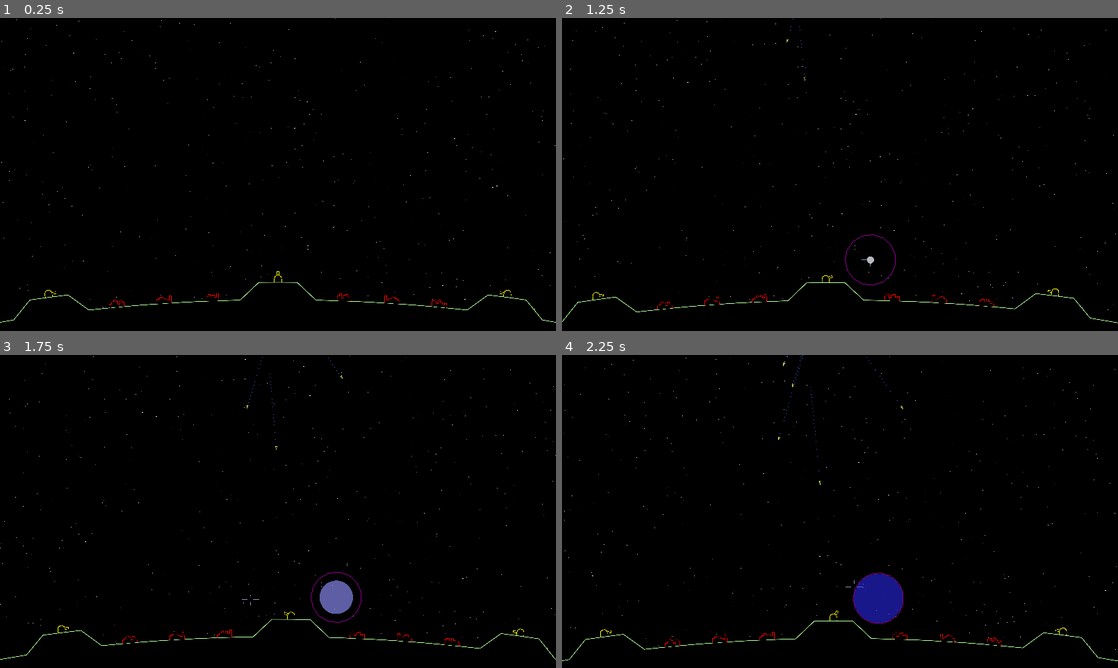
Above: before the commit, frames 1-4 (two rows, left to right).
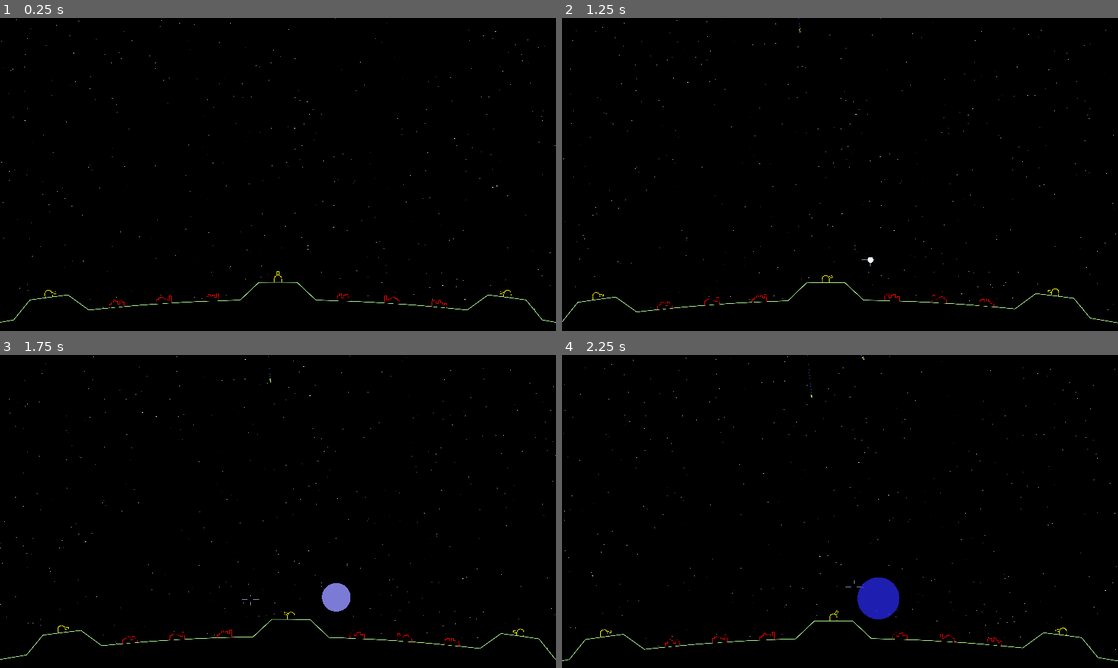
Above: after the commit, the same moments.

Repository: tartley/missile-commander
Game: Godot game, scene res://src/main/main.tscn
Two runs of this game, one before a commit and one after it. Both use one fixed random seed, a clock stepped at 60 frames per second and the inputs below.
Inputs (mouse positions are in pixels of both pictures, inside the frame that each line leads up to):
- Up to frame 1 (0.25 s): no input
- Up to frame 2 (1.25 s): tap Enter at 0.5 s; move the mouse to (867, 174) at 0.52 s; hold W from 0.53 s (still down)
- Up to frame 3 (1.75 s): keep holding W; move the mouse to (250, 511) at 1.27 s
- Up to frame 4 (2.25 s): keep holding W; move the mouse to (851, 505) at 2.02 s

Frame 1 is identical in both runs. In frame 2, less than 0.1% of the frame differs, in the area x 40-60%, y 0-86%; in frame 3, 0.6%; in frame 4, 1.2%, in the area x 38-62%, y 0-86%.

Commit message:
Fix collisions with shot and missile.
Previously I modified the radius of the bangshot's collision
circle to match the drawn expanding explosion. But Godot's
physics engine doesn't like modifying collision shapes on the
fly like this, and the collisions were inaccurate. Sometimes
missiles would fly through explosions visibly, or sometimes
be detonated by an explosion they didn't touch.

Now the collision shape is a fixed size - the max radius of
the explosion. When a missile enters this collision radius,
instead of destroying it immediately, the bangshot adds the
missile to a collection. The bangshot's _process tests each
missile in this collection to check whether it is closer than
the current drawn radius.

Along the way, messing with collision shapes and their layers,
masks, and signal connections, I've broken the collision between
missiles and the ground. But this will be easier to fix than the
above.

Diff:
--- a/src/bang_shot/bang_shot.gd
+++ b/src/bang_shot/bang_shot.gd
@@ -1,36 +1,74 @@
 class_name BangShot extends Node2D
 
-const MAX_SIZE := 175.0 # world co-ords
+const MAX_SIZE := 150.0 # world co-ords
 const DURATION := 2.5 # seconds
 
-var age:float # seconds
-var progress:float # 0..1
-var size:float = 0.0
-var color_offset:float = 0.0
+var BangShotScene:PackedScene = preload("res://src/bang_shot/bang_shot.tscn")
 
-func _ready() -> void:
+var progress:float = 0.0 # [0..1]
+var size:float = 0.0 # [0..MAX_SIZE]
+var source:Source # What caused this Bang?
+var nearby_missiles:Array[Missile]
+
+enum Source {SHOT, MISSILE}
+
+func init(position_:Vector2, source_:Source) -> void:
     self.name = Common.get_unique_name(self)
-    self.age = 0.0
+    self.position = position_
+    self.source = source_
     $CollisionShape2D.shape.radius = MAX_SIZE
 
-func init(pos:Vector2, offset:float=0.0) -> void:
-    self.position = pos
-    self.color_offset = offset
+func init_from_shot(position_:Vector2) -> void:
+    self.init(position_, Source.SHOT)
+
+func init_from_missile(position_:Vector2) -> void:
+    self.init(position_, Source.MISSILE)
 
 func _process(delta:float) -> void:
-    self.age += delta
-    self.progress = self.age / DURATION
+    self.progress += delta / DURATION
     self.size = MAX_SIZE * (0.1 + 0.9 * sin(progress * PI))
     queue_redraw()
+    self.destroy_nearby_missiles()
     if progress >= 1.0:
         queue_free()
 
 func _draw() -> void:
-    var color := Color(
-        maxf(1 - progress * 2, progress * 2 - 1.5), # red
-        1 - progress * 2, # green
-        1.0, # blue,
-        0.75 - self.progress / 2, # alpha
-    )
+    var color:Color
+    match self.source:
+        Source.SHOT:
+            color = Color(
+                maxf(1 - progress * 2, progress * 2 - 1.5), # red
+                1 - progress * 2, # green
+                1.0, # blue,
+                1 - progress * 0.75, # alpha
+            )
+        Source.MISSILE:
+            color = Color(
+                1.0 - progress, # red
+                maxf(0.0, progress - 0.5), # green
+                1.0 - progress, # blue
+                1 - progress * 0.75, # alpha
+            )
     draw_circle(Vector2.ZERO, self.size, color)
-    draw_arc(Vector2.ZERO, MAX_SIZE, -PI, +PI, 16, Color.DARK_MAGENTA)
+    if Common.DEBUG:
+        draw_arc(Vector2.ZERO, MAX_SIZE, 0, TAU, 20, Color.DARK_MAGENTA)
+
+func on_entered(missile:Missile):
+    self.nearby_missiles.append(missile)
+
+func on_leave(missile:Missile):
+    self.nearby_missiles.erase(missile)
+
+func destroy_nearby_missiles() -> void:
+    for missile:Missile in self.nearby_missiles:
+        if not is_instance_valid(missile):
+            self.nearby_missiles.erase(missile)
+        elif self.position.distance_to(missile.position) < self.size:
+            self.nearby_missiles.erase(missile)
+            missile.destroy()
+            # create a bangshot
+            # TODO should this be in missile.destroy?
+            var main:Main = get_parent()
+            var bangshot = BangShotScene.instantiate()
+            bangshot.init_from_missile(missile.position)
+            main.call_deferred("add_child", bangshot)
--- a/src/bang_shot/bang_shot.tscn
+++ b/src/bang_shot/bang_shot.tscn
@@ -6,7 +6,11 @@
 radius = 1.0
 
 [node name="BangShot" type="Area2D"]
+collision_layer = 0
+input_pickable = false
 script = ExtResource("1_qsbkf")
 
 [node name="CollisionShape2D" type="CollisionShape2D" parent="."]
 shape = SubResource("CircleShape2D_3xhol")
+
+[connection signal="area_entered" from="." to="." method="on_entered"]
--- a/src/main/const.gd
+++ b/src/main/common.gd
@@ -1,4 +1,6 @@
 class_name Common extends Node
+
+const DEBUG := false
 
 # The ground is a pizza-slice shaped segment of a circular planet, centered at (0, 0), with:
 const RADIUS := 12000.0
--- a/src/main/main.gd
+++ b/src/main/main.gd
@@ -18,11 +18,11 @@
 
 func launch_missile(i):
     var missile = MissileScene.instantiate()
-    var start := Vector2(randf_range(-200, +200), -14100 - i * 200)
+    var start := Vector2(randf_range(-200, +200), -14100 - i * 175)
     var td = choose_target()
     var target = td[0]
     var dest = td[1]
-    var speed := randf_range(400, 500)
+    var speed := randf_range(40, 300)
     missile.launch(start, target, dest, speed)
     self.add_child(missile)
 
--- a/src/main/main.tscn
+++ b/src/main/main.tscn
@@ -6,7 +6,7 @@
 [ext_resource type="Script" path="res://src/main/ground.gd" id="4_fvoxd"]
 [ext_resource type="Script" path="res://src/main/mouse.gd" id="5_i0hgq"]
 [ext_resource type="Script" path="res://src/main/geometry.gd" id="6_hh5ig"]
-[ext_resource type="Script" path="res://src/main/const.gd" id="7_ucqwb"]
+[ext_resource type="Script" path="res://src/main/common.gd" id="7_ucqwb"]
 
 [node name="Main" type="Node2D"]
 script = ExtResource("1_3ne2t")
--- a/src/missile/missile.gd
+++ b/src/missile/missile.gd
@@ -1,4 +1,4 @@
-extends Node2D
+class_name Missile extends Node2D
 
 const SIZE := 20.0
 # A rightwards pointing triangle
@@ -10,7 +10,6 @@
 ]
 
 var PopScene:PackedScene = preload("res://src/pop/pop.tscn")
-var BangShotScene:PackedScene = preload("res://src/bang_shot/bang_shot.tscn")
 
 var trail: Trail
 var velocity: Vector2
@@ -41,30 +40,26 @@
     draw_polygon(verts, [Color.BLACK])
     draw_polyline(verts, Color(.8, 7, .4), 2.0, true)
 
-func on_area_entered(other):
-    ## This Missile has collided...
-
-    # We will cease to exist, so reparent our trail onto Main.
+func destroy():
+    print(self, ".destroy ", self)
+    # reparent our trail onto Main
     var main := get_parent() as Main
     trail.reparent(main)
     trail.emitting = false
+    # and this missile is done
+    queue_free()
 
-    if other is Ground:
-        if self.target:
-            self.target.destroyed = true
-            # TODO BangFeature
-        else:
-            var pop = PopScene.instantiate()
-            pop.position = self.position
-            main.add_child(pop)
-
-    elif other is BangShot:
-        var bangshot = BangShotScene.instantiate()
-        bangshot.init(self.position, other.color_offset + 1)
-        main.call_deferred("add_child", bangshot)
-
-    else:
-        assert(false, "unrecognized collision {0}".format([other]))
-
-    # And this missile is done
-    queue_free()
+#func on_area_entered(other):
+    ### This Missile has collided...
+    #var main := get_parent() as Main
+    #if other is Ground:
+        #if self.target:
+            #self.target.destroyed = true
+            ## TODO BangFeature
+        #else:
+            #var pop = PopScene.instantiate()
+            #pop.position = self.position
+            #main.add_child(pop)
+    #elif other is BangShot:
+        # ... (now in bangshot.on_entered)
+    #self.destroy()
--- a/src/missile/missile.tscn
+++ b/src/missile/missile.tscn
@@ -13,7 +13,7 @@
 
 [node name="Missile" type="Area2D"]
 z_index = 2
-collision_layer = 0
+collision_mask = 0
 script = ExtResource("1_dnsy8")
 metadata/_edit_group_ = true
 
--- a/src/shot/shot.gd
+++ b/src/shot/shot.gd
@@ -41,7 +41,7 @@
     # TODO: Once we have a trail, reparent it to Main. see how Missile does it.
     var main := get_parent() as Main
     var bangshot = BangShotScene.instantiate()
-    bangshot.init(self.position, 0.0)
+    bangshot.init_from_shot(self.destination)
     main.add_child(bangshot)
     # And this shot is done
     queue_free()
Not shown, changed: README.md
